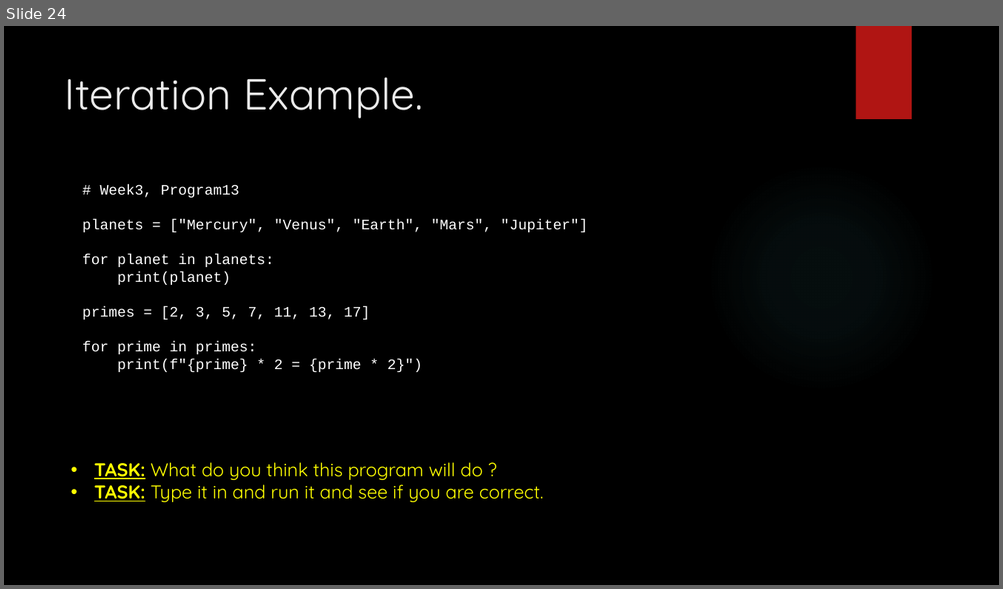
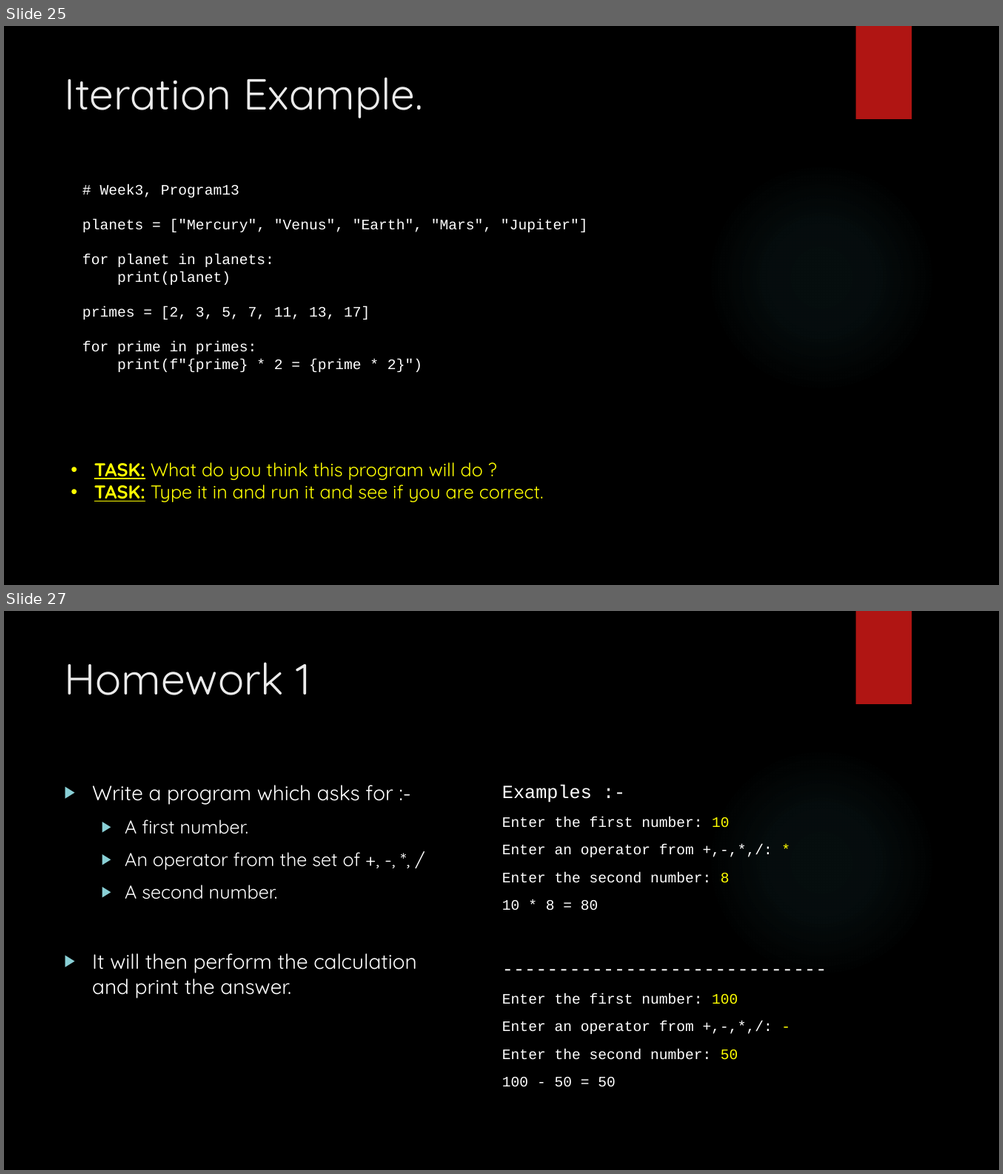
Before and after one commit to davidgroves/DGM_Tutorials, a slide deck: week3/week3.pptx. Shown one above the other, each under a label of ours: slide 24 before the commit, slides 25 and 27 after it; the slides between them are not shown. The pictures are 1003x589 and 1003x1174 pixels, drawn with LibreOffice and Linux fonts; fonts in the diff are those of the drawing; background and template pictures are left out. Boxes give left, top, right and bottom in pixels: in the first picture for what was removed or moved away, otherwise in the second. Text is boxed around its words. In the diff, an @@ line names an element or a change of style, - is before the commit and + after.

```diff
--- a/week3/week3.pptx
+++ b/week3/week3.pptx
@@ slide 27 added at <box>4,611,999,1170</box>, background picture (left out); not listed: 2 template elements that a slide beside it also shows @@
@@ title added at <box>64,662,310,695</box>, 42 pt, text #EBEBEB @@
+Homework 1
@@ text added at <box>92,785,417,999</box>, 20 pt, text #FFFFFF @@
+▶ Write a program which asks for :-
+  ▶ A first number.
+  ▶ An operator from the set of +, -, *, /
+  ▶ A second number.
+▶ It will then perform the calculation and print the answer.
@@ text added at <box>502,817,738,1088</box>, 14 pt, text #FFFFFF @@
+Examples :-
+Enter the first number: 10
+Enter an operator from +,-,*,/: *
+Enter the second number: 8
+10 * 8 = 80
+-----------------------------
+Enter the first number: 100
+Enter an operator from +,-,*,/: -
+Enter the second number: 50
+100 - 50 = 50
@@ what was slide 24 is now slide 25 @@
```
Also in this commit, not shown: 3 slides changed, 10 other slides added, 11 other files.
